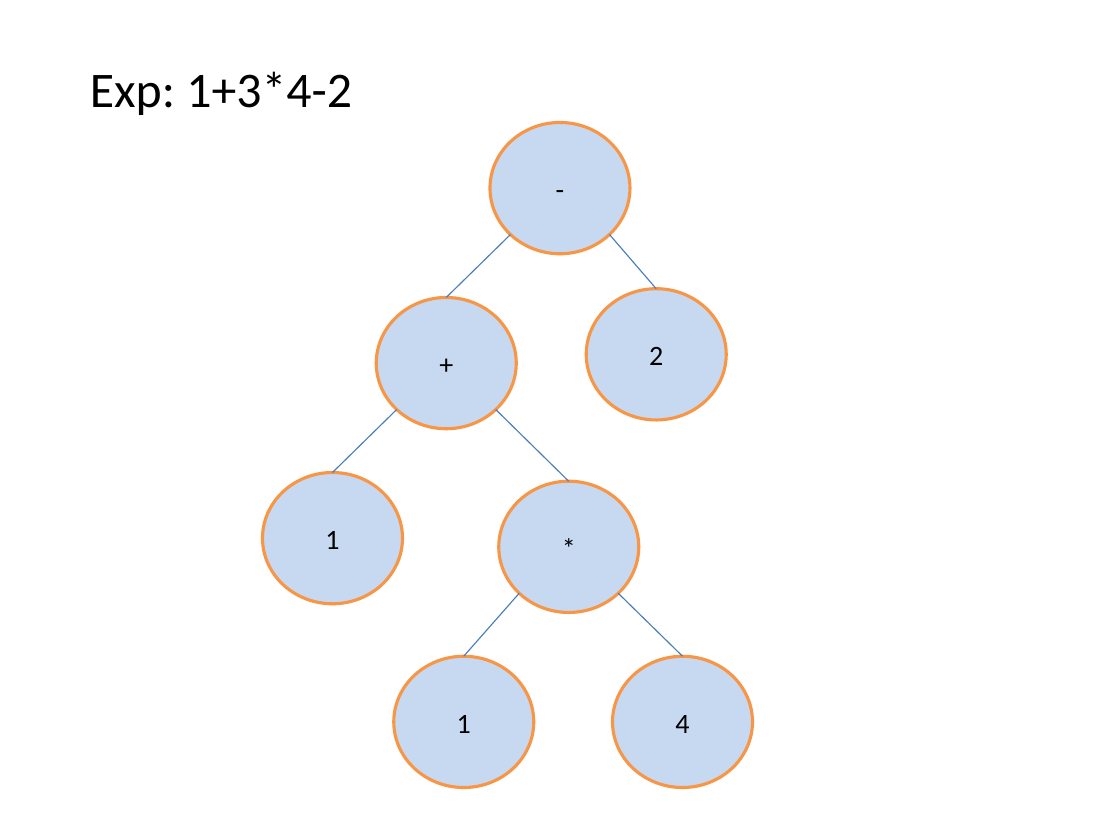
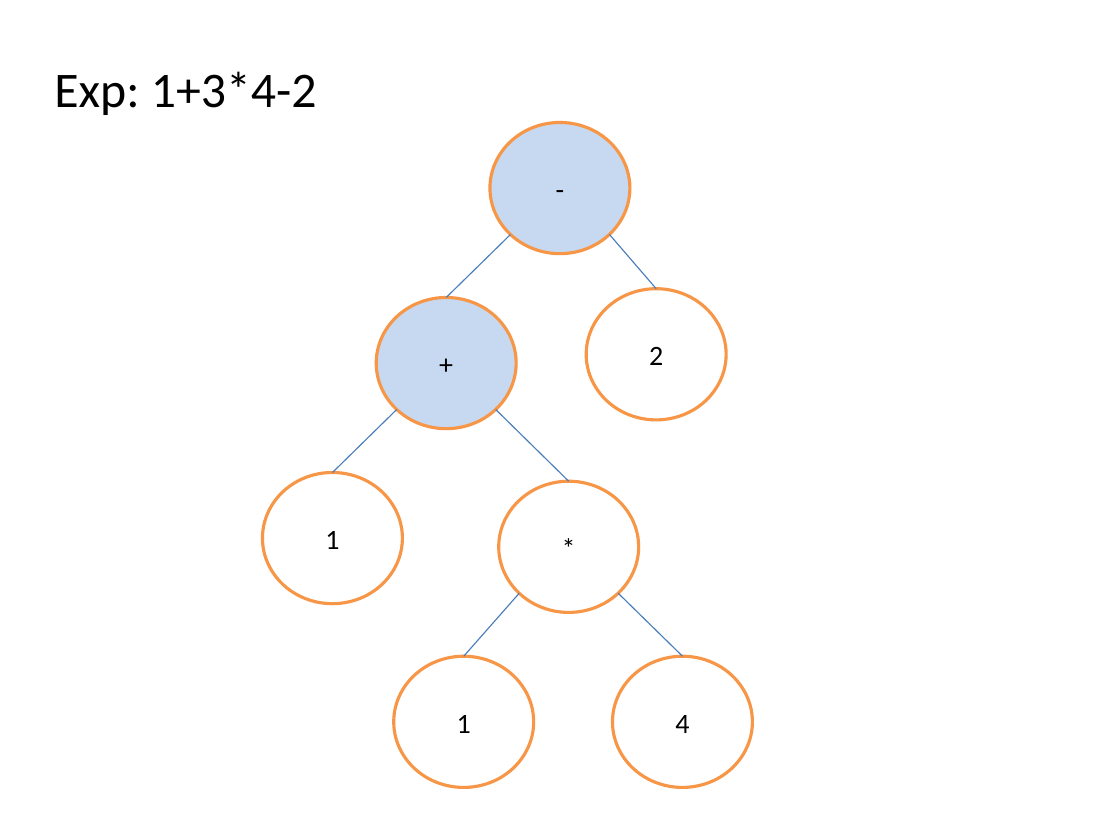
Before and after one commit to darlissonmar/compz-equipe-05-2013-1, a slide deck: slide 13 of trabalho-04/Apresentacao/Arvores Sintaticas.pptx (slide 18 before the commit). Drawn at 1120x840 pixels with LibreOffice and Linux fonts; fonts in the diff are those of the drawing. Boxes give left, top, right and bottom in pixels: in the first picture for what was removed or moved away, otherwise in the second. Text is boxed around its words. In the diff, an @@ line names an element or a change of style, - is before the commit and + after.

```diff
--- a/trabalho-04/Apresentacao/Arvores Sintaticas.pptx
+++ b/trabalho-04/Apresentacao/Arvores Sintaticas.pptx
@@ text "Exp: 1+3*4-2": place and size @@
-text "Exp: 1+3*4-2" at bbox=[90, 71, 352, 115]
+text "Exp: 1+3*4-2" at bbox=[54, 71, 317, 115]
@@ line (609, 234) - (656, 289): stroke #4B7EBC 0.75 pt to #4A7EBB 0.74 pt @@
@@ line (396, 410) - (333, 473): stroke #4B7EBC 0.75 pt to #4A7EBB 0.74 pt @@
@@ line (496, 410) - (569, 482): stroke #4B7EBC 0.75 pt to #4A7EBB 0.74 pt @@
@@ fill #C6D9F1 to #FFFFFF; outline #F79646 2 pt to #F79646 2.01 pt in 5 elements at bbox=[262, 473, 402, 604], bbox=[394, 656, 534, 787], bbox=[613, 656, 753, 787], bbox=[586, 289, 726, 420], bbox=[498, 482, 638, 613] @@
@@ line (520, 594) - (464, 656): stroke #4B7EBC 0.75 pt to #4A7EBB 0.74 pt @@
@@ line (618, 594) - (682, 656): stroke #4B7EBC 0.75 pt to #4A7EBB 0.74 pt @@
```
Also in this commit, not shown: 33 other slides changed.
